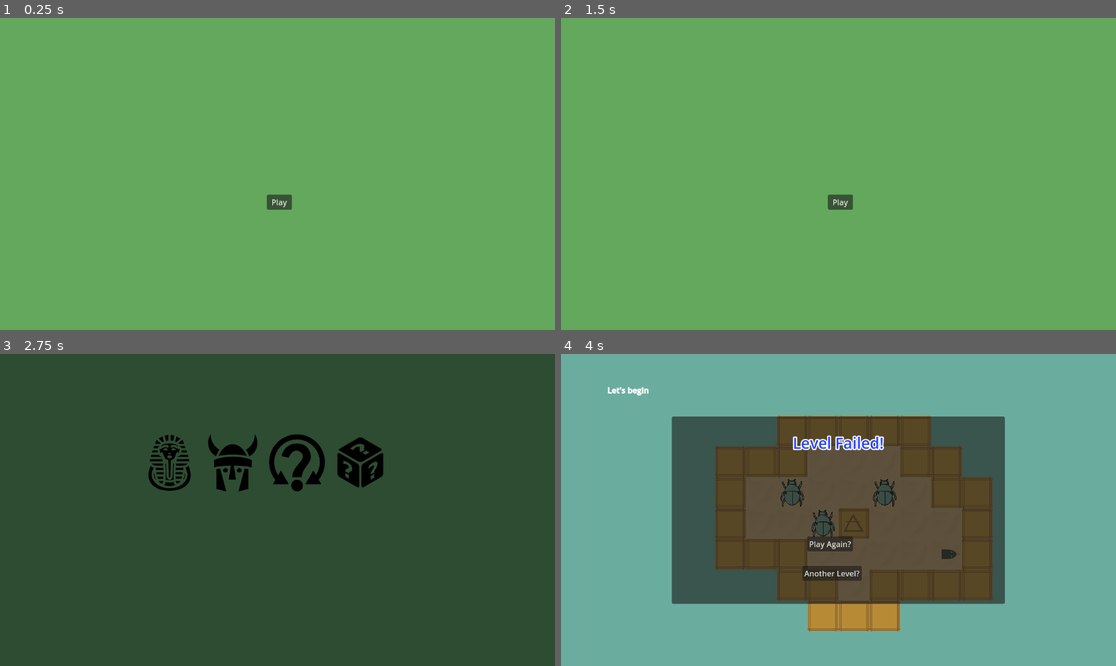
Above: before the commit, frames 1-4 (two rows, left to right).
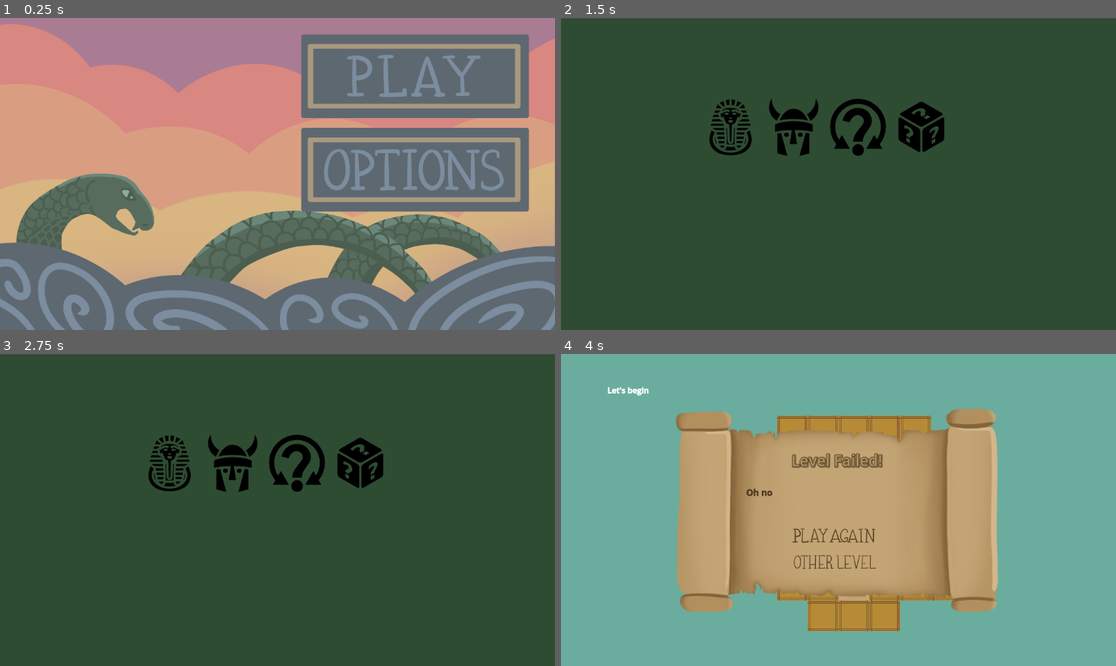
Above: after the commit, the same moments.

Repository: iguessfive/GMTK-Game-Jam
Game: Godot game, scene res://ui/start_screen.tscn
The game is run twice, just before and just after one commit, with the same random seed, the same clock (stepped at 60 frames per second) and the same inputs. Sound files missing from this copy of the repository are replaced by a short silence.
Inputs (mouse positions are in pixels of both pictures, inside the frame that each line leads up to):
- Up to frame 1 (0.25 s): no input
- Up to frame 2 (1.5 s): click (977, 170) at 0.52 s; click (838, 136) at 1.25 s, where only the run after the commit has a clickable "Level Selector"
- Up to frame 3 (2.75 s): click (277, 538) at 2 s, where only the run before the commit has a clickable "Play"
- Up to frame 4 (4 s): click (733, 463) at 2.75 s; tap Enter at 3.5 s; hold D (move_right) from 3.53 s (still down); hold Space (throw) from 3.53 s (still down)

The runs differ from the first frame. In frame 1, 100% of the frame differs, in the area x 0-100%, y 0-100%; in frame 2, 100%; in frame 3, 0.5%; in frame 4, 37%.

Commit message:
added the visuals for start screen, end level and connect some buttons

Diff:
--- /dev/null
+++ b/assets/themes/dialogue_box.tres
@@ -0,0 +1,6 @@
+[gd_resource type="Theme" format=3 uid="uid://r7ky6f4dvnyc"]
+
+[resource]
+RichTextLabel/colors/default_color = Color(0.313726, 0.227451, 0.121569, 1)
+RichTextLabel/font_sizes/bold_font_size = 18
+RichTextLabel/font_sizes/normal_font_size = 16
--- a/autoloads/file_path.gd
+++ b/autoloads/file_path.gd
@@ -1,5 +1,5 @@
 extends Node
 
-const LEVEL_SELECTOR = StringName("ui/level_selector.tscn")
+const LEVEL_SELECTOR = StringName("ui/level_selector_demo.tscn")
 
 const ANCIENT_EGYPT = StringName("res://levels/ancient_egypt_level.tscn")
--- a/ui/level_end.gd
+++ b/ui/level_end.gd
@@ -5,7 +5,7 @@
 
 var has_successfully_completed_level: bool = false
 
-@onready var play_again_button: Button = $PlayAgainButton
+@onready var play_again_button := $PlayAgainButton
 @onready var dialogue_box: RichTextLabel = $DialogueBox
 
 func _ready() -> void:
--- a/ui/level_end.tscn
+++ b/ui/level_end.tscn
@@ -1,12 +1,21 @@
-[gd_scene load_steps=4 format=3 uid="uid://t6i3xvf8x24f"]
+[gd_scene load_steps=10 format=3 uid="uid://t6i3xvf8x24f"]
 
 [ext_resource type="Script" uid="uid://dtwnjmgfc535n" path="res://ui/level_end.gd" id="1_32sc8"]
+[ext_resource type="Texture2D" uid="uid://byuh0xdvqu2ps" path="res://assets/sprites/level_end_backgrounf.png" id="2_alw8x"]
 [ext_resource type="Script" uid="uid://dee1xxugnplcm" path="res://ui/dialogue_box.gd" id="2_vkghd"]
+[ext_resource type="Theme" uid="uid://r7ky6f4dvnyc" path="res://assets/themes/dialogue_box.tres" id="3_x37hq"]
+[ext_resource type="Texture2D" uid="uid://dgsqdklihqxg3" path="res://assets/buttons/play_again_normal.png" id="4_x37hq"]
+[ext_resource type="Texture2D" uid="uid://cdrvnakj6mmsa" path="res://assets/buttons/play_again_hover.png" id="5_04fcr"]
+[ext_resource type="Texture2D" uid="uid://dskphhvcbl3fi" path="res://assets/buttons/other_level_normal.png" id="6_jmck8"]
+[ext_resource type="Texture2D" uid="uid://brfnuhj3knvp1" path="res://assets/buttons/other_level_hover.png" id="7_d45wj"]
 
 [sub_resource type="LabelSettings" id="LabelSettings_blinr"]
 font_size = 32
-font_color = Color(0.145098, 0.25098, 1, 1)
-outline_size = 10
+font_color = Color(0.698039, 0.568627, 0.380392, 1)
+outline_size = 5
+outline_color = Color(0.388235, 0.294118, 0.176471, 1)
+shadow_size = 10
+shadow_color = Color(0, 0, 0, 0.392157)
 
 [node name="EndLevel" type="Control"]
 layout_mode = 3
@@ -17,21 +26,22 @@
 script = ExtResource("1_32sc8")
 metadata/_edit_use_anchors_ = true
 
-[node name="Background" type="Panel" parent="."]
+[node name="Background" type="TextureRect" parent="."]
 layout_mode = 1
 anchors_preset = 15
 anchor_right = 1.0
 anchor_bottom = 1.0
 grow_horizontal = 2
 grow_vertical = 2
+texture = ExtResource("2_alw8x")
 
 [node name="ResultLabel" type="Label" parent="."]
 layout_mode = 1
 anchors_preset = -1
-anchor_left = 0.256221
-anchor_top = 0.0823045
-anchor_right = 0.743779
-anchor_bottom = 0.198045
+anchor_left = 0.251157
+anchor_top = 0.175926
+anchor_right = 0.738715
+anchor_bottom = 0.291667
 grow_horizontal = 2
 text = "Level Cleared / Failed!"
 label_settings = SubResource("LabelSettings_blinr")
@@ -42,36 +52,42 @@
 [node name="DialogueBox" type="RichTextLabel" parent="."]
 layout_mode = 1
 anchors_preset = -1
-anchor_left = 0.237269
-anchor_top = 0.321502
-anchor_right = 0.769676
-anchor_bottom = 0.439815
+anchor_left = 0.222222
+anchor_top = 0.373971
+anchor_right = 0.754629
+anchor_bottom = 0.492284
+theme = ExtResource("3_x37hq")
 bbcode_enabled = true
 text = "Fail or Success Text"
 fit_content = true
 script = ExtResource("2_vkghd")
+is_level_entry_dialogue = false
 start_text = "
 "
 metadata/_edit_use_anchors_ = true
 
-[node name="LevelSelectorButton" type="Button" parent="."]
+[node name="PlayAgainButton" type="TextureButton" parent="."]
 layout_mode = 1
 anchors_preset = -1
-anchor_left = 0.391493
-anchor_top = 0.796296
-anchor_right = 0.569444
-anchor_bottom = 0.876029
-text = "Another Level?"
+anchor_left = 0.360822
+anchor_top = 0.574589
+anchor_right = 0.614005
+anchor_bottom = 0.703189
+offset_bottom = 3.05176e-05
+texture_normal = ExtResource("4_x37hq")
+texture_hover = ExtResource("5_04fcr")
 metadata/_edit_use_anchors_ = true
 
-[node name="PlayAgainButton" type="Button" parent="."]
+[node name="LevelSelectorButton" type="TextureButton" parent="."]
 layout_mode = 1
 anchors_preset = -1
-anchor_left = 0.407118
-anchor_top = 0.641461
-anchor_right = 0.54456
-anchor_bottom = 0.721193
-text = "Play Again?"
+anchor_left = 0.362558
+anchor_top = 0.713992
+anchor_right = 0.61574
+anchor_bottom = 0.842592
+offset_right = 0.000274658
+texture_normal = ExtResource("6_jmck8")
+texture_hover = ExtResource("7_d45wj")
 metadata/_edit_use_anchors_ = true
 
 [connection signal="show_dialogue" from="DialogueBox" to="." method="_on_dialogue_box_show_dialogue"]
--- a/ui/level_selector.tscn
+++ b/ui/level_selector_demo.tscn
@@ -10,11 +10,13 @@
 [ext_resource type="Texture2D" uid="uid://cbj42vi0whra2" path="res://assets/buttons/random.png" id="7_d4ekp"]
 [ext_resource type="Texture2D" uid="uid://qmpy6w3peg7c" path="res://assets/buttons/random_pressed.png" id="8_drkad"]
 
-[node name="LevelSelector" type="Control"]
+[node name="LevelSelectorDemo" type="Control"]
 layout_mode = 3
 anchors_preset = 15
 anchor_right = 1.0
 anchor_bottom = 1.0
+offset_top = 1.0
+offset_bottom = 1.0
 grow_horizontal = 2
 grow_vertical = 2
 mouse_filter = 2
--- a/ui/options.gd
+++ b/ui/options.gd
@@ -9,3 +9,6 @@
 
 func _on_level_selector_button_pressed() -> void:
 	get_tree().change_scene_to_file(FilePath.LEVEL_SELECTOR)
+
+func _on_return_button_pressed() -> void:
+	hide()
--- a/ui/options.tscn
+++ b/ui/options.tscn
@@ -53,5 +53,16 @@
 text = "Level Selector"
 metadata/_edit_use_anchors_ = true
 
+[node name="ReturnButton" type="Button" parent="."]
+layout_mode = 0
+anchor_left = 0.453704
+anchor_top = 0.81893
+anchor_right = 0.541956
+anchor_bottom = 0.898663
+offset_right = 3.05176e-05
+text = "Return"
+metadata/_edit_use_anchors_ = true
+
 [connection signal="toggled" from="SFXCheckButton" to="." method="_on_sfx_check_button_toggled"]
 [connection signal="pressed" from="LevelSelectorButton" to="." method="_on_level_selector_button_pressed"]
+[connection signal="pressed" from="ReturnButton" to="." method="_on_return_button_pressed"]
--- a/ui/start_screen.gd
+++ b/ui/start_screen.gd
@@ -3,4 +3,19 @@
 @export var level_selector: PackedScene
 
 func _on_start_button_pressed() -> void:
-    get_tree().change_scene_to_packed(level_selector)
+	get_tree().change_scene_to_packed(level_selector)
+
+func _on_option_button_pressed() -> void:
+	get_options().show()
+
+func _input(event: InputEvent) -> void:
+	if event.is_action_pressed("menu"):
+		if get_options().is_visible():
+			get_options().hide()
+		else:
+			get_options().show()
+
+func get_options() -> Control:
+	var menu = get_tree().get_first_node_in_group("menu")
+	var options = menu.get_node("Options")
+	return options
--- a/ui/start_screen.tscn
+++ b/ui/start_screen.tscn
@@ -1,7 +1,13 @@
-[gd_scene load_steps=3 format=3 uid="uid://cri47snqk0htp"]
+[gd_scene load_steps=9 format=3 uid="uid://cri47snqk0htp"]
 
 [ext_resource type="Script" uid="uid://cymgqvhwalplt" path="res://ui/start_screen.gd" id="1_50anp"]
-[ext_resource type="PackedScene" uid="uid://o374m3kyeprx" path="res://ui/level_selector.tscn" id="2_nledq"]
+[ext_resource type="PackedScene" uid="uid://o374m3kyeprx" path="res://ui/level_selector_demo.tscn" id="2_nledq"]
+[ext_resource type="Texture2D" uid="uid://wnpjvm4m7wjg" path="res://assets/sprites/start_screen_background.png" id="3_nledq"]
+[ext_resource type="Texture2D" uid="uid://clcy75ntd4j5d" path="res://assets/buttons/play_normal.png" id="4_a8ycg"]
+[ext_resource type="Texture2D" uid="uid://bl4o2opvqmavo" path="res://assets/buttons/play_hover.png" id="5_7pkrh"]
+[ext_resource type="Texture2D" uid="uid://cn8k8y60b0f32" path="res://assets/buttons/options_normal.png" id="6_8cpes"]
+[ext_resource type="Texture2D" uid="uid://b6h7ro6h5aade" path="res://assets/buttons/options_hover.png" id="7_q260t"]
+[ext_resource type="PackedScene" uid="uid://mafcxi5o3n62" path="res://ui/options.tscn" id="8_tgpwp"]
 
 [node name="StartScreen" type="Control"]
 layout_mode = 3
@@ -13,23 +19,43 @@
 script = ExtResource("1_50anp")
 level_selector = ExtResource("2_nledq")
 
-[node name="Background" type="ColorRect" parent="."]
+[node name="Background" type="TextureRect" parent="."]
 layout_mode = 1
 anchors_preset = 15
 anchor_right = 1.0
 anchor_bottom = 1.0
 grow_horizontal = 2
 grow_vertical = 2
-color = Color(0.388235, 0.658824, 0.360784, 1)
+texture = ExtResource("3_nledq")
 
-[node name="StartButton" type="Button" parent="."]
+[node name="PlayButton" type="TextureButton" parent="."]
 layout_mode = 1
 anchors_preset = -1
-anchor_left = 0.480903
-anchor_top = 0.566358
-anchor_right = 0.526042
-anchor_bottom = 0.614198
-text = "Play"
+anchor_left = 0.53125
+anchor_top = 0.0339506
+anchor_right = 0.965278
+anchor_bottom = 0.342593
+texture_normal = ExtResource("4_a8ycg")
+texture_hover = ExtResource("5_7pkrh")
 metadata/_edit_use_anchors_ = true
 
-[connection signal="pressed" from="StartButton" to="." method="_on_start_button_pressed"]
+[node name="OptionButton" type="TextureButton" parent="."]
+layout_mode = 1
+anchors_preset = -1
+anchor_left = 0.53125
+anchor_top = 0.0324074
+anchor_right = 0.965278
+anchor_bottom = 0.34105
+offset_top = 195.0
+offset_bottom = 195.0
+texture_normal = ExtResource("6_8cpes")
+texture_hover = ExtResource("7_q260t")
+metadata/_edit_use_anchors_ = true
+
+[node name="Menu" type="CanvasLayer" parent="." groups=["menu"]]
+
+[node name="Options" parent="Menu" instance=ExtResource("8_tgpwp")]
+visible = false
+
+[connection signal="pressed" from="PlayButton" to="." method="_on_start_button_pressed"]
+[connection signal="pressed" from="OptionButton" to="." method="_on_option_button_pressed"]
Binary file added: assets/buttons/options_hover.png
Not shown, added: assets/buttons/options_hover.png.import
Binary file added: assets/buttons/options_normal.png
Not shown, added: assets/buttons/options_normal.png.import
Binary file added: assets/buttons/other_level_hover.png
Not shown, added: assets/buttons/other_level_hover.png.import
Binary file added: assets/buttons/other_level_normal.png
Not shown, added: assets/buttons/other_level_normal.png.import
Binary file added: assets/buttons/play_again_hover.png
Not shown, added: assets/buttons/play_again_hover.png.import
Binary file added: assets/buttons/play_again_normal.png
Not shown, added: assets/buttons/play_again_normal.png.import
(and 17 more such lines)
